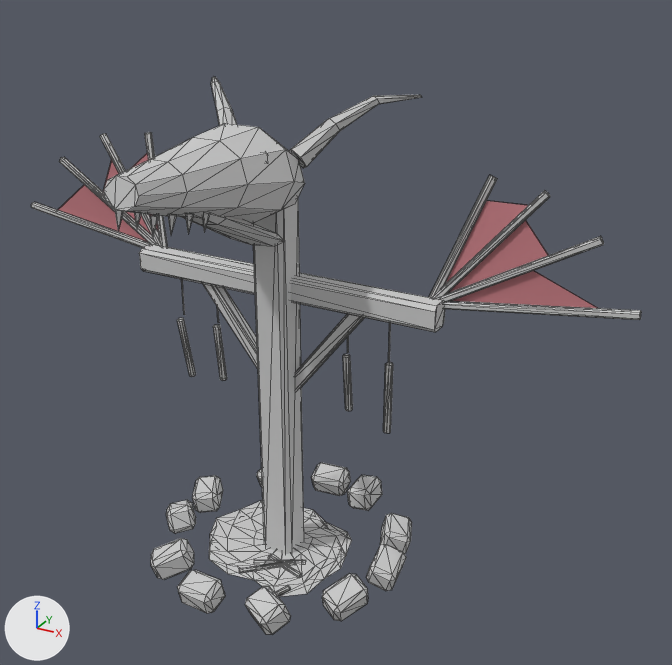
The glTF model assets/dracolich_idol.glb, before and after one commit.
Rendered twice from a camera (50 mm lens) standing at (4.66, -7.28, 6.39) and looking at (0.65, 0.02, 2.74). Every picture has the same lights, and +X, +Y and +Z are marked at lower left. The picture after the commit comes second. Mesh edges are drawn as thin lines. Vertices at exactly the same position are counted once.

Before the edit, the objects in view are built like this:
```python
me_dracolich_idol = bpy.data.meshes.new('dracolich_idol')
me_dracolich_idol.from_pydata(...)  # 954 vertices, 1688 faces; spans x -3.44..3.44, y -2.14..1.44, z -0.05..4.98
# faces by material slot: [184, 768, 48, 48, 484, 156]
me_dracolich_idol.materials.append(mat_mat_charred)  # light grey #cbcbcb
me_dracolich_idol.materials.append(mat_mat_oldbone)  # light grey #cbcbcb
me_dracolich_idol.materials.append(mat_mat_cloth)  # pink #b36f76
me_dracolich_idol.materials.append(mat_mat_rope)  # light grey #cbcbcb
me_dracolich_idol.materials.append(mat_mat_rock)  # light grey #cbcbcb
me_dracolich_idol.materials.append(mat_mat_ash)  # light grey #cbcbcb
ob_dracolich_idol = bpy.data.objects.new('dracolich_idol', me_dracolich_idol)
ob_dracolich_idol.location = (0.0, 0.0, 0.0)
```
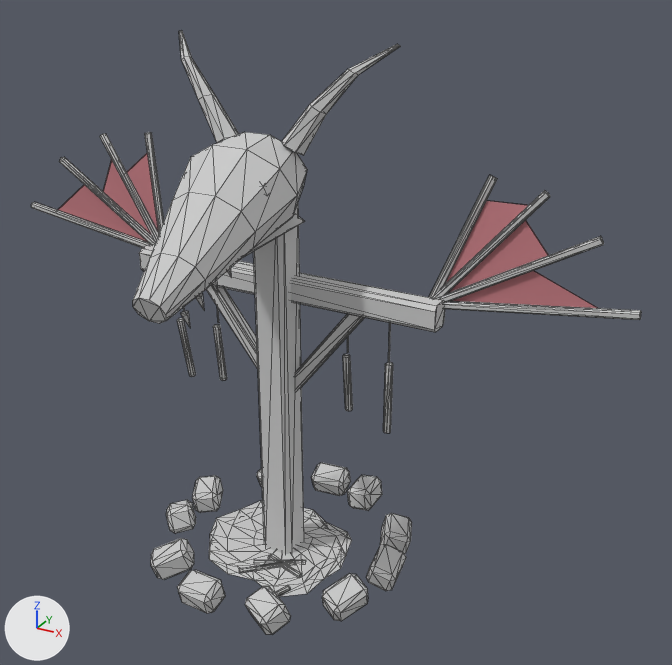
The change in detail:
me_dracolich_idol is used by ob_dracolich_idol; location (0.0, 0.0, 0.0).
me_dracolich_idol had 954 vertices, 1688 faces and spanned x -3.44..3.44, y -2.14..1.44, z -0.05..4.98.
me_dracolich_idol now has 954 vertices, 1688 faces and spans x -3.44..3.44, y -1.97..1.44, z -0.05..5.45.
me_dracolich_idol part 1: the loose piece of 50 vertices spanning x -0.58..0.58, y -2.14..-0.12, z 3.93..4.78 is turned 34 degrees about the x axis through its middle, then moved by (0.0, 0.14, -0.43).
me_dracolich_idol part 2: the loose piece of 24 vertices spanning x -0.34..0.34, y -1.84..-0.34, z 3.66..4.55 is turned 34 degrees about the x axis through its middle, then moved by (0.0, 0.28, -0.36).
me_dracolich_idol part 3: the loose piece of 24 vertices spanning x -1.17..-0.24, y -0.22..0.72, z 4.35..4.98 is turned 34 degrees about the x axis through its middle, then moved by (0.0, -0.27, 0.29).
me_dracolich_idol part 4: the loose piece of 6 vertices spanning x -0.21..-0.13, y -1.79..-1.72, z 4.15..4.32 is turned 34 degrees about the x axis through its middle, then moved by (0.0, 0.31, -0.76).
me_dracolich_idol part 5: the loose piece of 6 vertices spanning x -0.21..-0.13, y -2.0..-1.94, z 4.2..4.37 is turned 34 degrees about the x axis through its middle, then moved by (0.0, 0.32, -0.89).
me_dracolich_idol part 6: the loose piece of 24 vertices spanning x 0.24..1.17, y -0.22..0.72, z 4.35..4.98 is turned 34 degrees about the x axis through its middle, then moved by (0.0, -0.27, 0.29).
me_dracolich_idol part 7: the loose piece of 6 vertices spanning x 0.13..0.21, y -1.35..-1.29, z 4.06..4.23 is turned 34 degrees about the x axis through its middle, then moved by (0.0, 0.29, -0.5).
me_dracolich_idol part 8: the loose piece of 6 vertices spanning x 0.13..0.21, y -1.57..-1.5, z 4.1..4.28 is turned 34 degrees about the x axis through its middle, then moved by (0.0, 0.3, -0.63).
me_dracolich_idol part 9: the loose piece of 6 vertices spanning x 0.13..0.21, y -1.79..-1.72, z 4.15..4.32 is turned 34 degrees about the x axis through its middle, then moved by (0.0, 0.31, -0.76).
me_dracolich_idol part 10: the loose piece of 6 vertices spanning x 0.13..0.21, y -2.0..-1.94, z 4.2..4.37 is turned 34 degrees about the x axis through its middle, then moved by (0.0, 0.32, -0.89).
Other edits to the shape of me_dracolich_idol do not show in these pictures.

Pixel boxes [x1, y1, x2, y2] of what changed, in the pictures (672 x 665 px; the box of a moved part takes in the faces that stretch with it):
'dracolich_idol', reshaped (8% taller): before [31, 77, 641, 635]; after [31, 31, 641, 635]
part 1 of me_dracolich_idol, moved or reshaped: before [103, 123, 305, 223]; after [133, 132, 307, 324]
part 2 of me_dracolich_idol, moved or reshaped: before [182, 214, 285, 247]; after [244, 214, 305, 257]
part 3 of me_dracolich_idol, moved or reshaped: before [211, 77, 237, 126]; after [179, 31, 239, 143]
part 4 of me_dracolich_idol, moved or reshaped (not visible afterwards): before [134, 213, 141, 228]
part 5 of me_dracolich_idol, moved or reshaped (not visible afterwards): before [115, 210, 124, 230]
part 6 of me_dracolich_idol, moved or reshaped: before [289, 95, 422, 168]; after [281, 44, 400, 155]
part 7 of me_dracolich_idol, moved or reshaped (mostly hidden afterwards): before [202, 214, 209, 233]; after [227, 268, 231, 277]
part 8 of me_dracolich_idol, moved or reshaped: before [185, 214, 194, 233]; after [212, 280, 218, 293]
part 9 of me_dracolich_idol, moved or reshaped: before [168, 214, 177, 234]; after [196, 294, 204, 310]
part 10 of me_dracolich_idol, moved or reshaped: before [149, 215, 159, 237]; after [180, 310, 190, 327]
